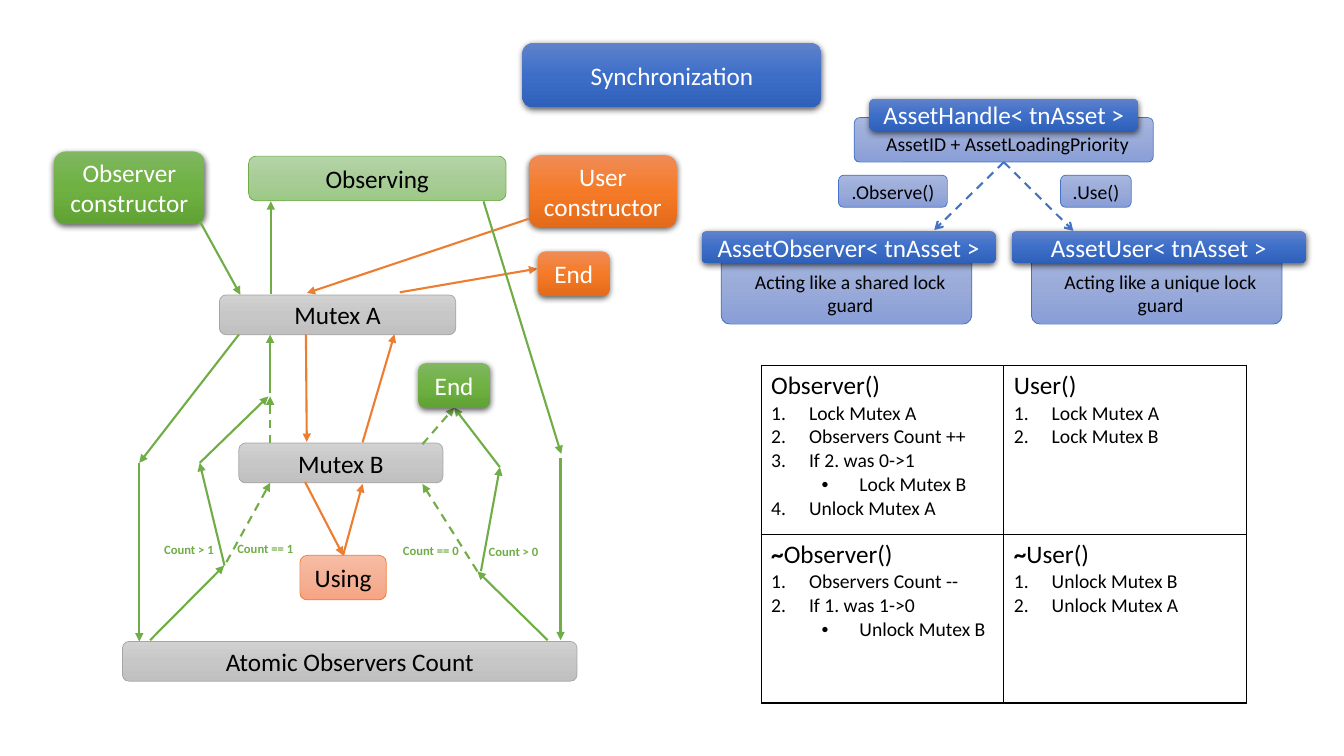
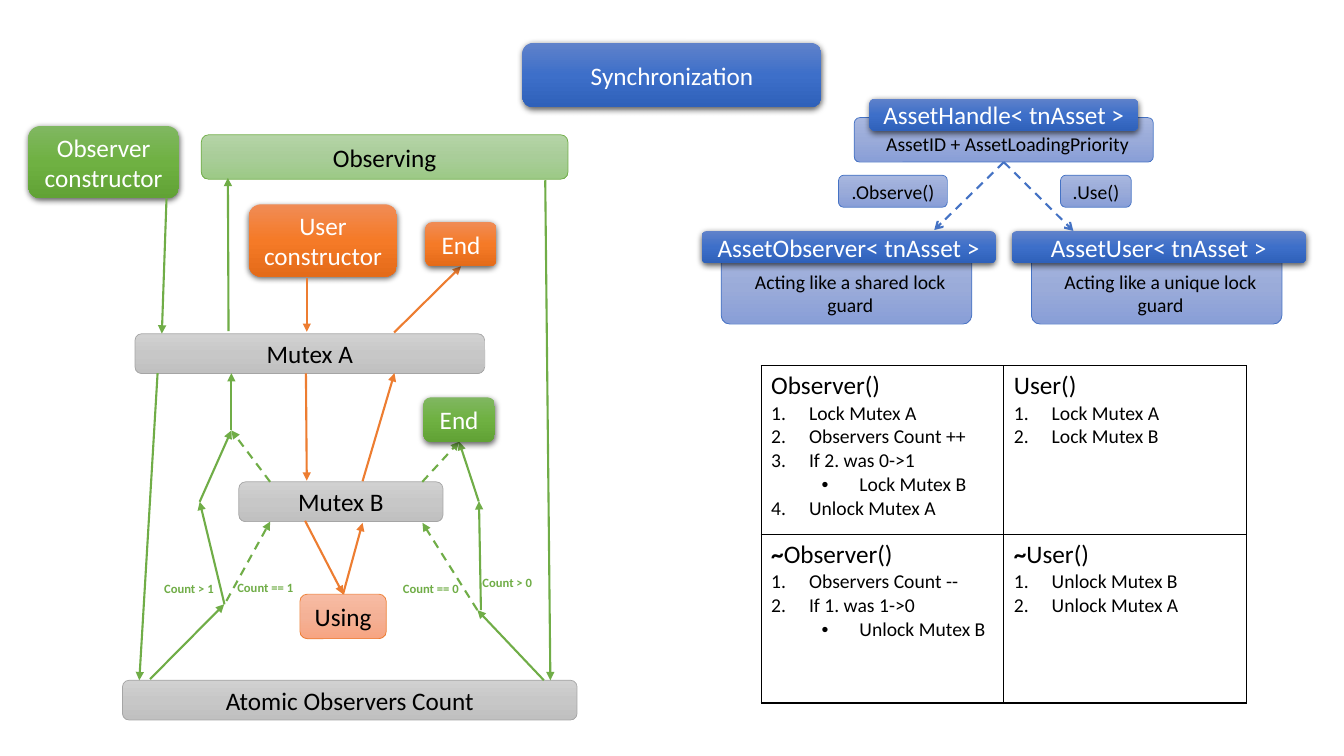
Before and after one commit to pawel-kaleta/FoolsEngine, a slide deck: slide 10 of Documentation/Asset Pipeline.pptx. Drawn at 1344x756 pixels with LibreOffice and Linux fonts; fonts in the diff are those of the drawing. Boxes give left, top, right and bottom in pixels: in the first picture for what was removed or moved away, otherwise in the second. Text is boxed around its words. In the diff, an @@ line names an element or a change of style, - is before the commit and + after.

```diff
--- a/Documentation/Asset Pipeline.pptx
+++ b/Documentation/Asset Pipeline.pptx
@@ rounded rectangle "Observer constructor": place and size @@
-rounded rectangle "Observer constructor" at (54, 151, 205, 224)
+rounded rectangle "Observer constructor" at (28, 126, 178, 199)
@@ rounded rectangle "Observing": place and size @@
-rounded rectangle "Observing" at (249, 156, 506, 201)
+rounded rectangle "Observing" at (202, 135, 569, 179)
@@ arrow moved from (271, 293) - (271, 202) to (229, 332) - (228, 177) @@
@@ arrow moved from (200, 222) - (240, 294) to (166, 199) - (162, 334) @@
@@ rounded rectangle "User constructor": place and size @@
-rounded rectangle "User constructor" at (529, 155, 678, 228)
+rounded rectangle "User constructor" at (249, 205, 397, 277)
@@ arrow moved from (484, 202) - (562, 454) to (545, 180) - (551, 681) @@
@@ rounded rectangle "End": place and size @@
-rounded rectangle "End" at (538, 251, 610, 295)
+rounded rectangle "End" at (425, 222, 497, 266)
@@ arrow moved from (400, 292) - (537, 269) to (394, 333) - (461, 266) @@
@@ arrow moved from (529, 219) - (307, 293) to (307, 278) - (307, 332) @@
@@ rounded rectangle "Mutex A": place and size @@
-rounded rectangle "Mutex A" at (220, 295, 456, 335)
+rounded rectangle "Mutex A" at (135, 334, 485, 373)
@@ arrow removed from (239, 335) to (139, 463) @@
@@ arrow moved from (139, 463) - (139, 641) to (157, 373) - (139, 681) @@
@@ arrow moved from (270, 393) - (270, 335) to (232, 431) - (232, 373) @@
@@ rounded rectangle "End": place and size @@
-rounded rectangle "End" at (418, 363, 490, 407)
+rounded rectangle "End" at (423, 397, 495, 442)
@@ arrow moved from (200, 463) - (268, 396) to (200, 502) - (232, 431) @@
@@ arrow moved from (270, 444) - (270, 396) to (270, 482) - (232, 431) @@
@@ arrow moved from (422, 445) - (455, 408) to (422, 482) - (460, 442) @@
@@ arrow moved from (500, 468) - (455, 408) to (479, 501) - (460, 442) @@
@@ arrow removed from (561, 458) to (561, 640) @@
@@ arrow moved from (481, 572) - (500, 468) to (481, 610) - (479, 501) @@
@@ text "Count > 0": place and size @@
-text "Count > 0" at (489, 547, 538, 556)
+text "Count > 0" at (482, 578, 532, 587)
@@ 9 arrows, 3 rounded rectangles, 3 texts: place and size @@
-9 arrows, 3 rounded rectangles, 3 texts at (123, 335, 578, 681)
+9 arrows, 3 rounded rectangles, 3 texts at (123, 373, 578, 720)
```
Also in this commit, not shown: 25 other files.
